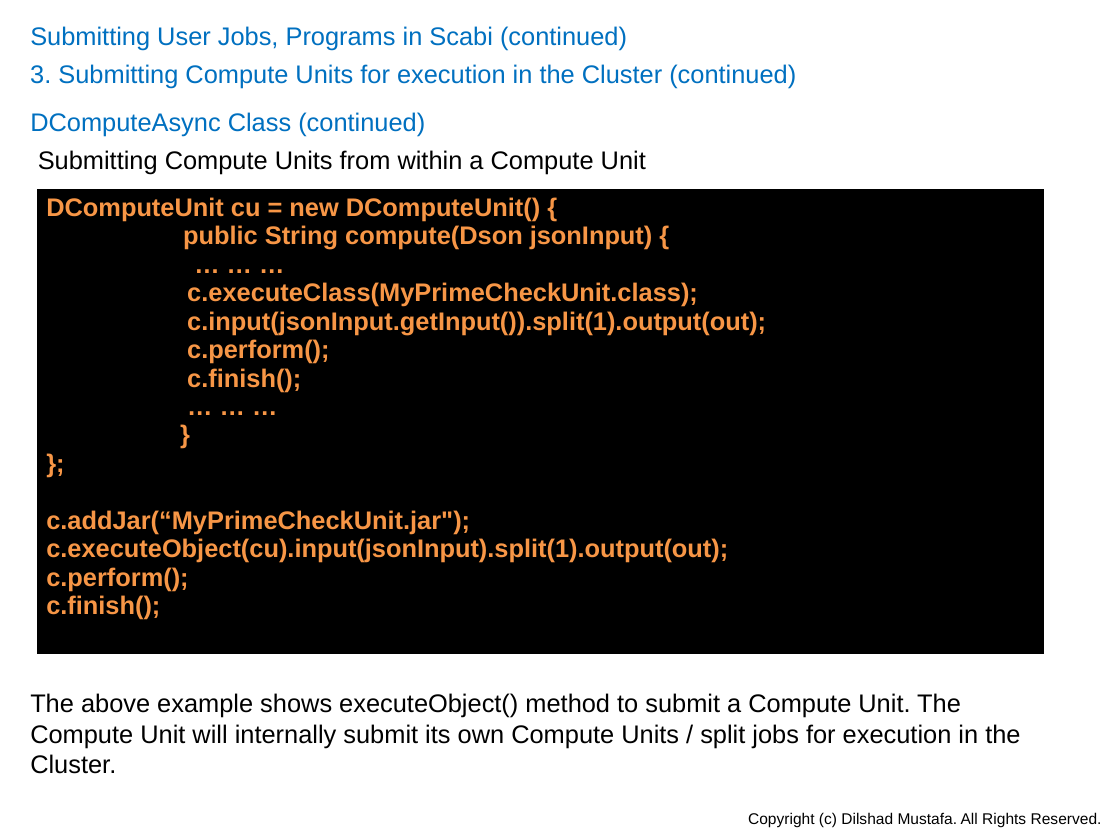
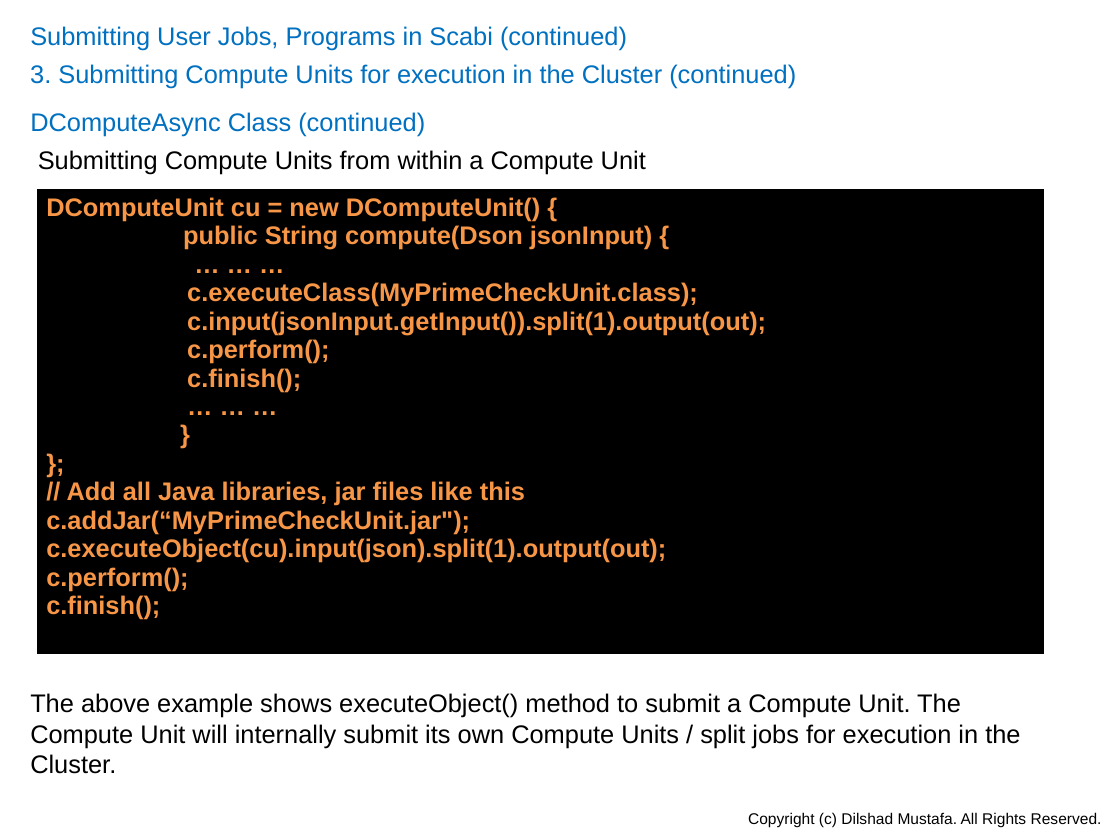
Before and after one commit to dilshadmustafa/scabi, a slide deck: slide 23 of Documentation/Scabi.pptx. Drawn at 1120x840 pixels with LibreOffice and Linux fonts; fonts in the diff are those of the drawing. Boxes give left, top, right and bottom in pixels: in the first picture for what was removed or moved away, otherwise in the second. Text is boxed around its words. In the diff, an @@ line names an element or a change of style, - is before the commit and + after.

```diff
--- a/Documentation/Scabi.pptx
+++ b/Documentation/Scabi.pptx
@@ table at [37, 188, 1045, 656] @@
@@ row 1, column 1: "DComputeUnit cu = new DComputeUnit() { / public String compute(Dson jsonInput) { / … … … / c.executeClass(MyPrimeCheckUnit.class); / c.input(jsonInput.getInput()).split(1).output(out); / c.perform(); / c.finish(); / … … … / } / }; / c.addJar(“MyPrimeCheckUnit.jar"); / c.executeObject(cu).input(jsonInput).split(1).output(out); / c.perform(); / c.finish();" to "DComputeUnit cu = new DComputeUnit() { / public String compute(Dson jsonInput) { / … … … / c.executeClass(MyPrimeCheckUnit.class); / c.input(jsonInput.getInput()).split(1).output(out); / c.perform(); / c.finish(); / … … … / } / }; / // Add all Java libraries, jar files like this / c.addJar(“MyPrimeCheckUnit.jar"); / c.executeObject(cu).input(json).split(1).output(out); / c.perform(); / c.finish();" @@
```
Also in this commit, not shown: 36 other slides changed, 7 slides added.
